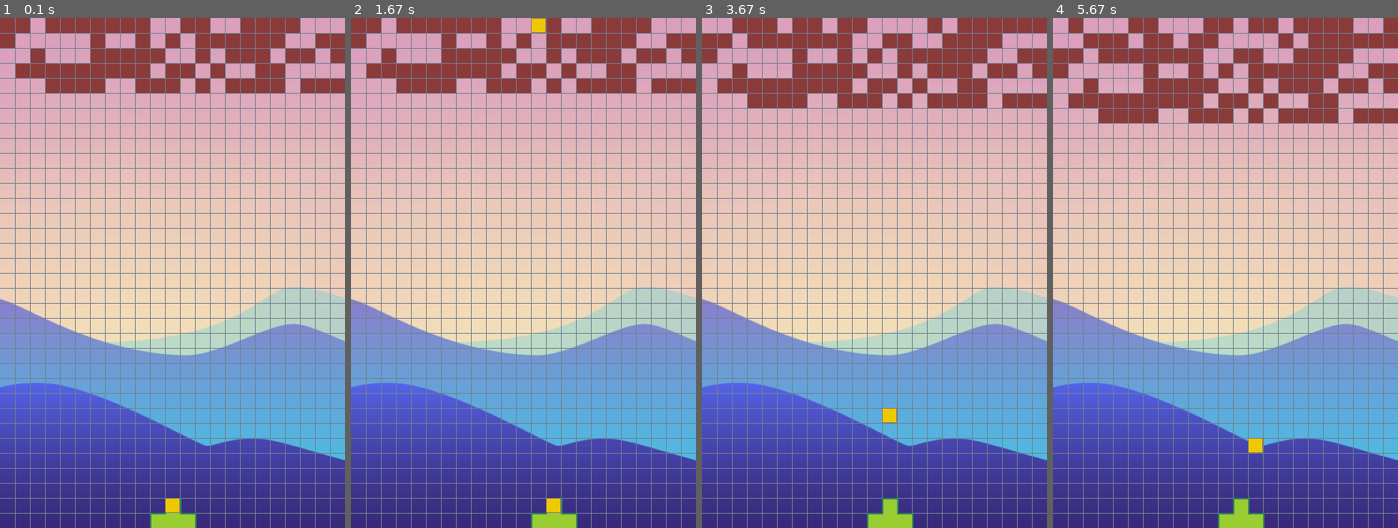
Above: before the commit, frames 1-4 (left to right).
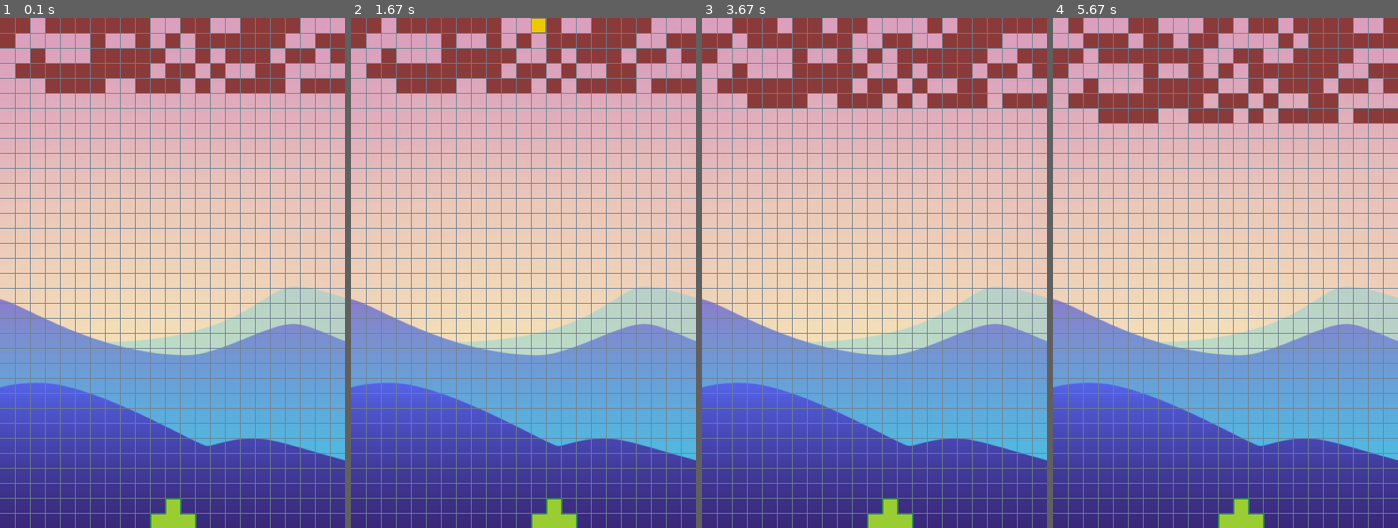
Above: after the commit, the same moments.

Repository: infProgram/inf371_spring2022-Pieces-Ho
Game: pygame game, started from peronalProject/bubbleDefense.py
Same seed, same stepped clock (60 frames per second), same inputs: the game is played once before the commit and once after it.
Inputs:
- Up to frame 1 (0.1 s): no input
- Up to frame 2 (1.67 s): hold D 0.33-0.8 s; hold W 0.83-1.13 s; hold D 1.17-1.63 s
- Up to frame 3 (3.67 s): hold A 1.67-2.2 s; hold A 2.23-2.63 s; hold W 2.67-3.03 s; hold D from 3.07 s (still down)
- Up to frame 4 (5.67 s): release D at 3.7 s; hold A 3.73-4.2 s; hold D 4.23-4.7 s; hold W 4.73-5.03 s; hold D 5.07-5.53 s; hold A from 5.57 s (still down)

The runs differ from the first frame. In frame 1, 0.1% of the frame differs, in the area x 47-53%, y 94-98%; in frame 2, 0.1%; in frame 3, 0.1%; in frame 4, 0.1%.

Commit message:
Yes it can be contron with W pressed

Diff:
--- a/peronalProject/bubbleDefense.py
+++ b/peronalProject/bubbleDefense.py
@@ -123,7 +123,6 @@
       mybullet.bulletFly()
       mybullet.drawBullet()
   if  mybullet.bullety <= 0:
-      mybullet.startBullet(mylancher.x,mylancher.y)
       boolBulletFly == False
 
 
